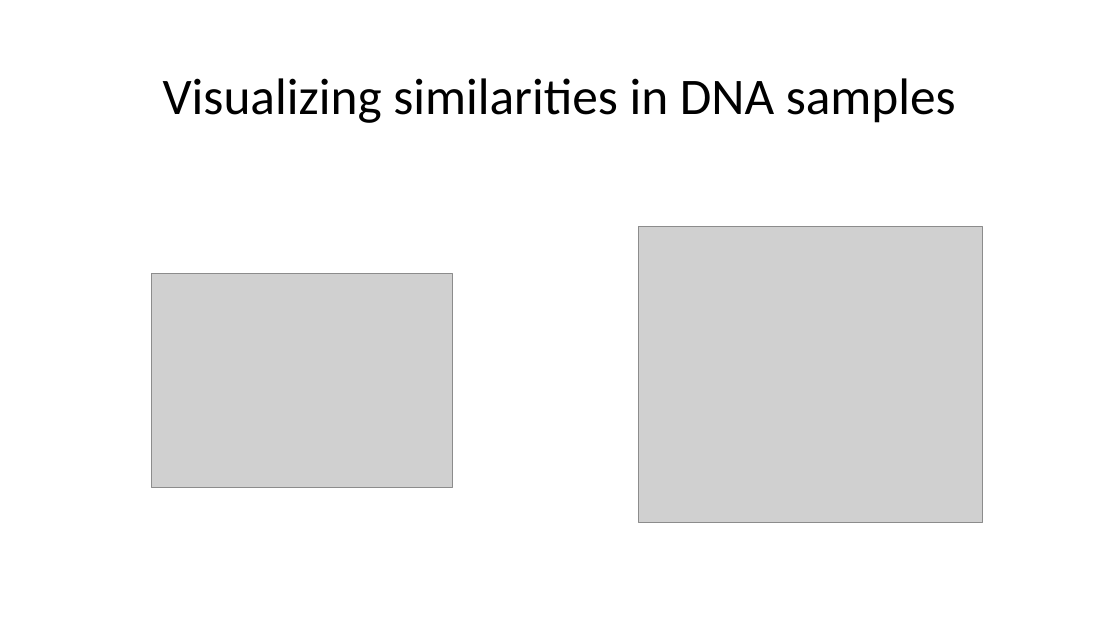
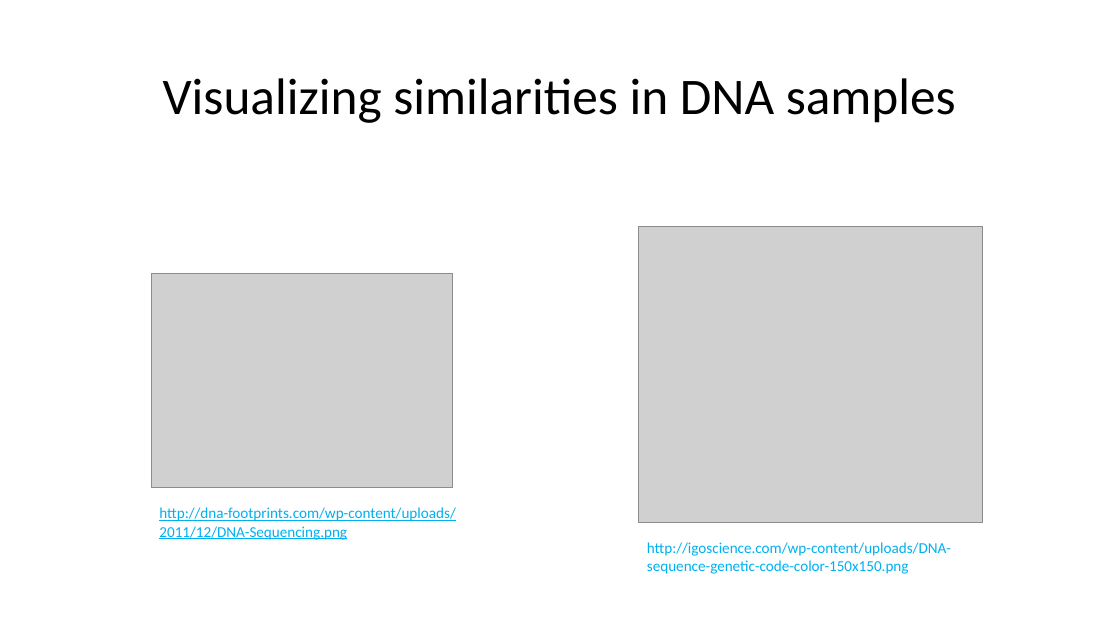
Before and after one commit to saevars/DV, a slide deck: slide 2 of Final/Presentation/Data_Visualization_Final.pptx. Drawn at 1120x630 pixels with LibreOffice and Linux fonts; fonts in the diff are those of the drawing; grey boxes stand for pictures. Boxes give left, top, right and bottom in pixels: in the first picture for what was removed or moved away, otherwise in the second. Text is boxed around its words. In the diff, an @@ line names an element or a change of style, - is before the commit and + after.

```diff
--- a/Final/Presentation/Data_Visualization_Final.pptx
+++ b/Final/Presentation/Data_Visualization_Final.pptx
@@ text added at bbox=[159, 507, 455, 540], 13 pt, text #00B0F0, underline @@
+http://dna-footprints.com/wp-content/uploads/2011/12/DNA-Sequencing.png
@@ text added at bbox=[647, 542, 951, 574], 13 pt, text #00B0F0 @@
+http://igoscience.com/wp-content/uploads/DNA-sequence-genetic-code-color-150x150.png
```
Also in this commit, not shown: 1 other slide changed, 1 other file.
